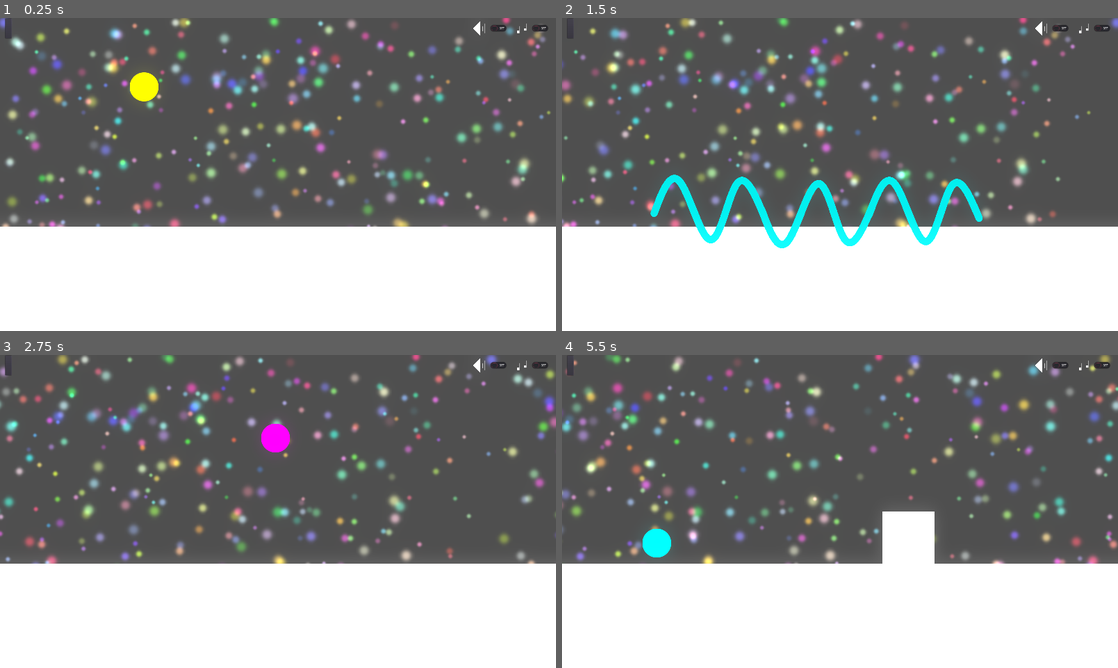
Above: before the commit, frames 1-4 (two rows, left to right).
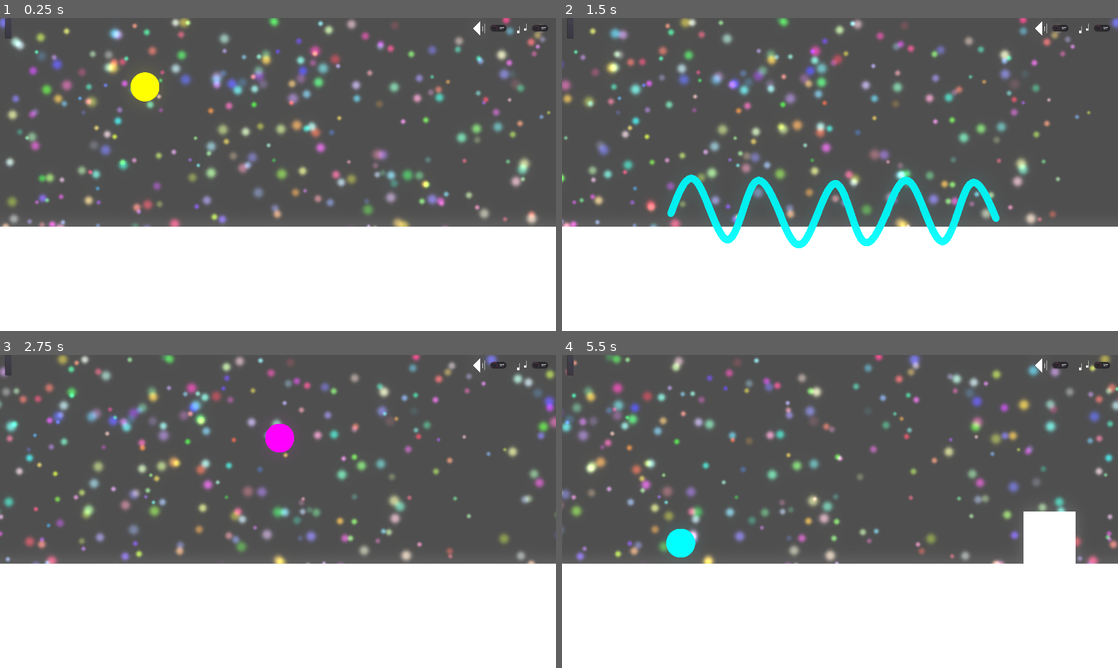
Above: after the commit, the same moments.

Repository: savenger/warticle
Game: Godot game, scene res://Scenes/World.tscn
The game is run twice, just before and just after one commit, with the same random seed, the same clock (stepped at 60 frames per second) and the same inputs.
Inputs:
- Up to frame 1 (0.25 s): no input
- Up to frame 2 (1.5 s): tap Enter at 0.5 s; hold D (move_right_button) 0.53-1.28 s; hold Space (jump_button) 0.53-1.28 s; hold A (move_left_button) from 1.28 s (still down); tap Alt (switch_button) at 1.35 s
- Up to frame 3 (2.75 s): tap Space (jump_button) at 1.52, 1.55, 1.82 s; release A (move_left_button) at 2.03 s; hold D (move_right_button) from 2.03 s (still down); hold Space (jump_button) from 2.03 s (still down)
- Up to frame 4 (5.5 s): release Space (jump_button) at 2.78 s; tap Alt (switch_button) at 2.85, 4.35 s; tap Space (jump_button) at 3.02, 3.05, 3.32, 4.52, 4.55, 4.82 s; release D (move_right_button) at 3.53 s; hold Space (jump_button) 3.53-4.28 s; hold A (move_left_button) from 3.53 s (still down); hold Space (jump_button) from 5.03 s (still down)

The runs differ from the first frame. In frame 1, less than 0.1% of the frame differs, in the area x 23-29%, y 17-27%; in frame 2, 5.2%, in the area x 15-79%, y 50-74%; in frame 3, 0.1%; in frame 4, 3.8%.

Commit message:
adjusted movement

Diff:
--- a/Scenes/Player.tscn
+++ b/Scenes/Player.tscn
@@ -3,10 +3,30 @@
 [ext_resource path="res://Assets/white_circle_100x.png" type="Texture" id=1]
 [ext_resource path="res://Scripts/Player.gd" type="Script" id=2]
 [ext_resource path="res://Assets/white_circle_100x_mask.png" type="Texture" id=3]
-[ext_resource path="res://Assets/light.gdshader" type="Shader" id=4]
+
+[sub_resource type="Shader" id=7]
+code = "shader_type canvas_item;
+
+uniform sampler2D emission_teture;
+uniform vec4 glow_color : hint_color = vec4(1.0);
+
+void fragment()
+{
+	vec4 current_color = texture(TEXTURE,UV); // what's our current sprite pixel
+	vec4 emission_color = texture(emission_teture,UV); // what's our current emission pixel
+
+	if(emission_color.r > 0f) // check if we're not black in the emission color.
+	{
+		COLOR = (emission_color + glow_color) // add brightness corrosponding with the emission pixel
+	}
+	else
+	{
+		COLOR = current_color; // we arent over an emission pixel leave alone
+	}
+}"
 
 [sub_resource type="ShaderMaterial" id=8]
-shader = ExtResource( 4 )
+shader = SubResource( 7 )
 shader_param/glow_color = Color( 1, 1, 1, 1 )
 shader_param/emission_teture = ExtResource( 3 )
 
--- a/Scripts/Globals.gd
+++ b/Scripts/Globals.gd
@@ -1,7 +1,6 @@
 extends Node
 
 const GRAVITY: int = 5000
-const SPEED: int = 600
 const LEVEL_WIDTH: int = 1920
 
 
--- a/Scripts/Level.gd
+++ b/Scripts/Level.gd
@@ -1,10 +1,11 @@
 extends Node2D
 
 const START_WITH_TUTORIAL: bool = true
+const acc = 3000
 
 var player
 
-
+var vel = -Globals.scroll_speed
 
 # Called when the node enters the scene tree for the first time.
 func _ready():
@@ -26,14 +27,17 @@
 
 
 # Called every frame. 'delta' is the elapsed time since the previous frame.
-func _process(delta):
+func _physics_process(delta):
 	move_level(delta)
 
 func move_level(delta):
-	var speed = Globals.scroll_speed
+	var target_speed = Globals.scroll_speed
 	if player.player_state == 1:
-		speed = player.player_speed_wave
-	position.x -= speed * delta
+		target_speed += player.wave_speed
+	if player.scroll_speedup:
+		target_speed += player.speed
+	vel = move_toward(vel, target_speed, delta * acc)
+	position.x -= vel * delta
 	if position.x < -Globals.LEVEL_WIDTH:
 		Globals.scroll_speed += 1
 		position.x += 2 * Globals.LEVEL_WIDTH
--- a/Scripts/Player.gd
+++ b/Scripts/Player.gd
@@ -5,12 +5,13 @@
 var wave_sprite = load("res://Assets/placeholder_player_wave.png")
 
 const gravity = Globals.GRAVITY
-const player_speed = Globals.SPEED
-const player_speed_wave = player_speed * 3
+const speed = 600
+const wave_speed = speed * 4
 const jump_speed = 2000
 const acc = 5000
 
 var vel = Vector2(0,0)
+var scroll_speedup = false
 
 func get_input_x():
 	var x_speed = Input.get_action_strength("move_right_button") - Input.get_action_strength("move_left_button")
@@ -27,13 +28,13 @@
 func _process(delta):
 	if Input.is_action_just_pressed("switch_button"):
 		switch_state()
+	scroll_speedup = self.global_position.x > Globals.LEVEL_WIDTH * 0.9 and Input.is_action_pressed("move_right_button")
 
 func _physics_process(delta):
 	if player_state == 0: # particle movement
 		var input_x = get_input_x()
-		var target_speed = input_x * (player_speed - Globals.scroll_speed * input_x * 0.4)
+		var target_speed = input_x * speed * int(!scroll_speedup)
 		vel.x = move_toward(vel.x, target_speed, delta * acc)
-		vel.x -= Globals.scroll_speed * 0.05
 		vel.y += gravity * delta
 		if Input.is_action_pressed("jump_button"):
 			if is_on_floor():
@@ -42,14 +43,13 @@
 				if Input.is_action_pressed("move_right_button"):
 					vel.y = 0
 					vel.y -= jump_speed
-					vel.x -= player_speed * 2
+					vel.x -= Globals.scroll_speed * 2
 				if Input.is_action_pressed("move_left_button"):
 					vel.y = 0
 					vel.y -= jump_speed
-					vel.x += player_speed * 2
+					vel.x += Globals.scroll_speed * 2
 	else: # wave movement
-		vel.y = 0
-		vel.x = move_toward(vel.x, player_speed_wave, delta * acc)
+		vel = Vector2(0,0)
 		if Input.is_action_pressed("jump_button"):
 			switch_state()
 			vel.y -= jump_speed
